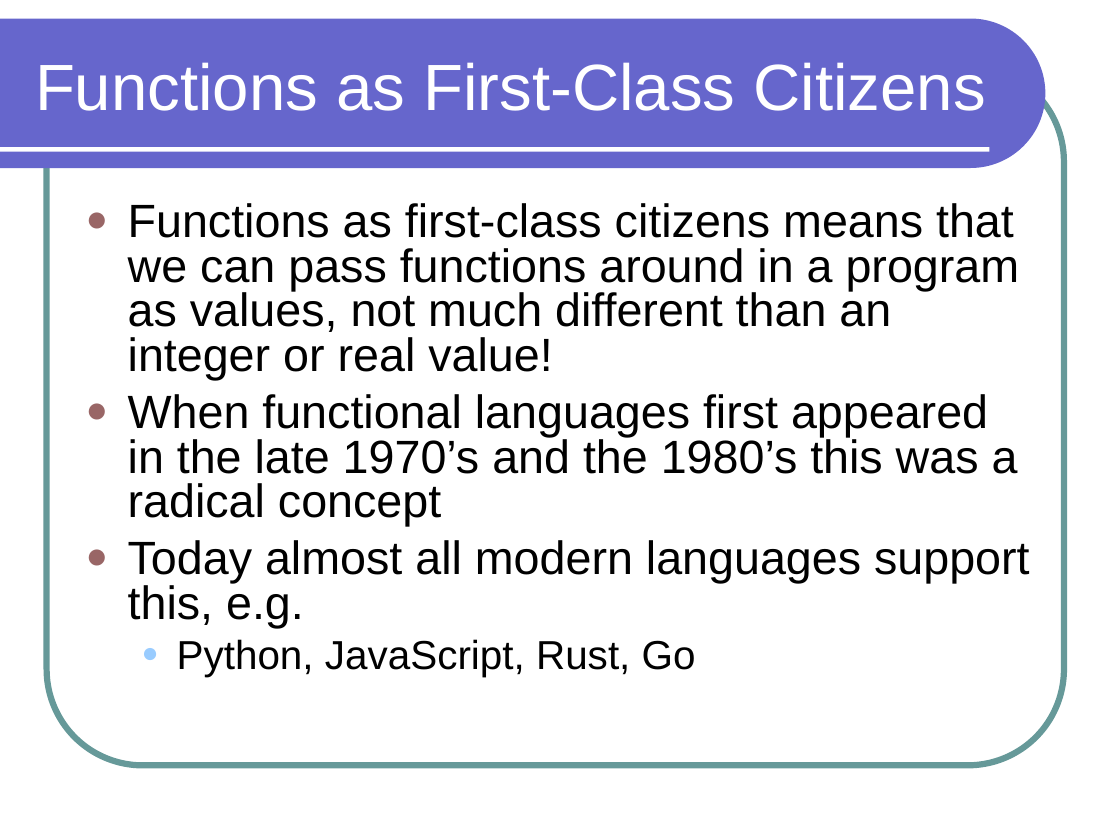
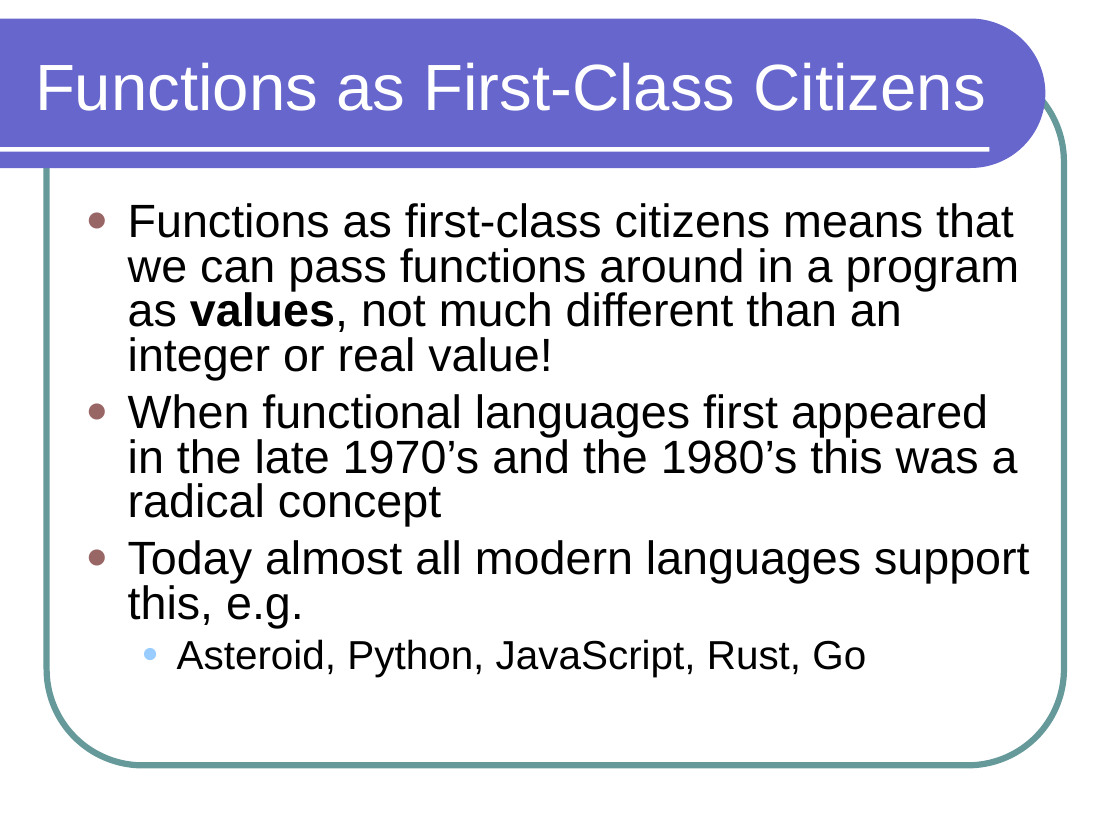
Before and after one commit to lutzhamel/CSC301, a slide deck: slide 1 of notes/csc301-ln014.ppt. Drawn at 1120x840 pixels with LibreOffice and Linux fonts; fonts in the diff are those of the drawing. Boxes give left, top, right and bottom in pixels: in the first picture for what was removed or moved away, otherwise in the second. Text is boxed around its words. In the diff, an @@ line names an element or a change of style, - is before the commit and + after.

```diff
--- a/notes/csc301-ln014.ppt
+++ b/notes/csc301-ln014.ppt
@@ text at (x1=128, y1=203, x2=1020, y2=380): bold on in "values," @@
@@ text at (x1=177, y1=639, x2=866, y2=677): text changed @@
-  ● Python, JavaScript, Rust, Go
+  ● Asteroid, Python, JavaScript, Rust, Go
```
Also in this commit, not shown: 7 other slides changed, 4 slides removed, 14 other files.
